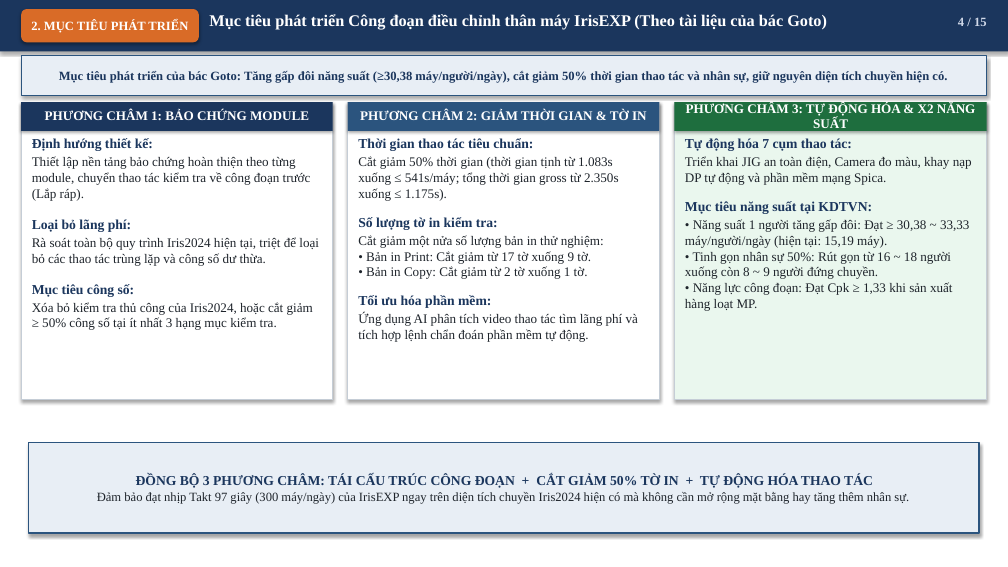
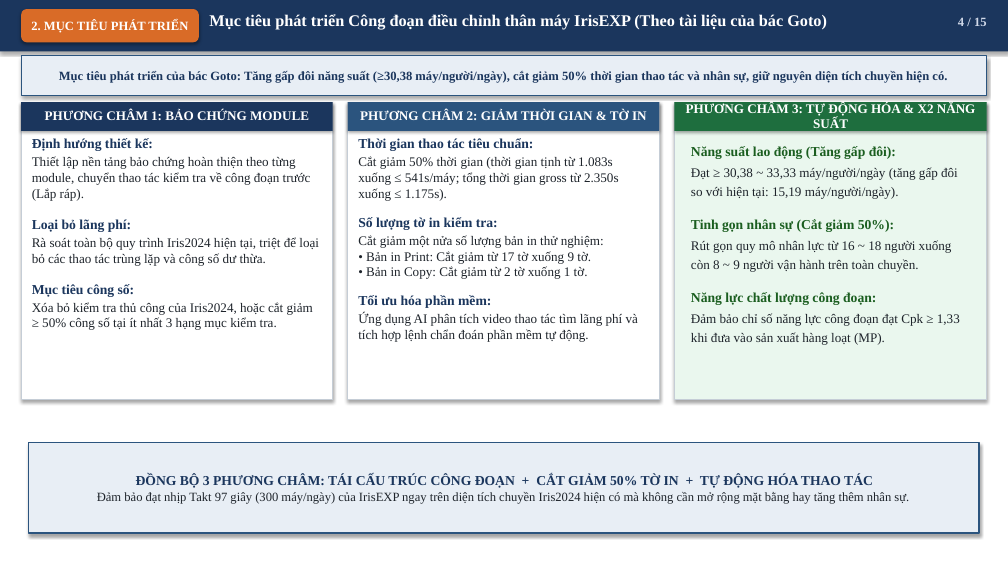
Before and after one commit to Nakazasen/bao_cao_dc_EXPIris, a slide deck: slide 4 of Bao_Cao_Dieu_Chinh_IrisEXP_VN.pptx. Drawn at 1008x567 pixels with LibreOffice and Linux fonts; fonts in the diff are those of the drawing. Boxes give left, top, right and bottom in pixels: in the first picture for what was removed or moved away, otherwise in the second. Text is boxed around its words. In the diff, an @@ line names an element or a change of style, - is before the commit and + after.

```diff
--- a/Bao_Cao_Dieu_Chinh_IrisEXP_VN.pptx
+++ b/Bao_Cao_Dieu_Chinh_IrisEXP_VN.pptx
@@ text at (691,146,960,345): text changed @@
-Tự động hóa 7 cụm thao tác:
-Triển khai JIG an toàn điện, Camera đo màu, khay nạp DP tự động và phần mềm mạng Spica.
-Mục tiêu năng suất tại KDTVN:
-• Năng suất 1 người tăng gấp đôi: Đạt ≥ 30,38 ~ 33,33 máy/người/ngày (hiện tại: 15,19 máy).
-• Tinh gọn nhân sự 50%: Rút gọn từ 16 ~ 18 người xuống còn 8 ~ 9 người đứng chuyền.
-• Năng lực công đoạn: Đạt Cpk ≥ 1,33 khi sản xuất hàng loạt MP.
+Năng suất lao động (Tăng gấp đôi):
+Đạt ≥ 30,38 ~ 33,33 máy/người/ngày (tăng gấp đôi so với hiện tại: 15,19 máy/người/ngày).
+Tinh gọn nhân sự (Cắt giảm 50%):
+Rút gọn quy mô nhân lực từ 16 ~ 18 người xuống còn 8 ~ 9 người vận hành trên toàn chuyền.
+Năng lực chất lượng công đoạn:
+Đảm bảo chỉ số năng lực công đoạn đạt Cpk ≥ 1,33 khi đưa vào sản xuất hàng loạt (MP).
```
Also in this commit, not shown: 2 other files.
